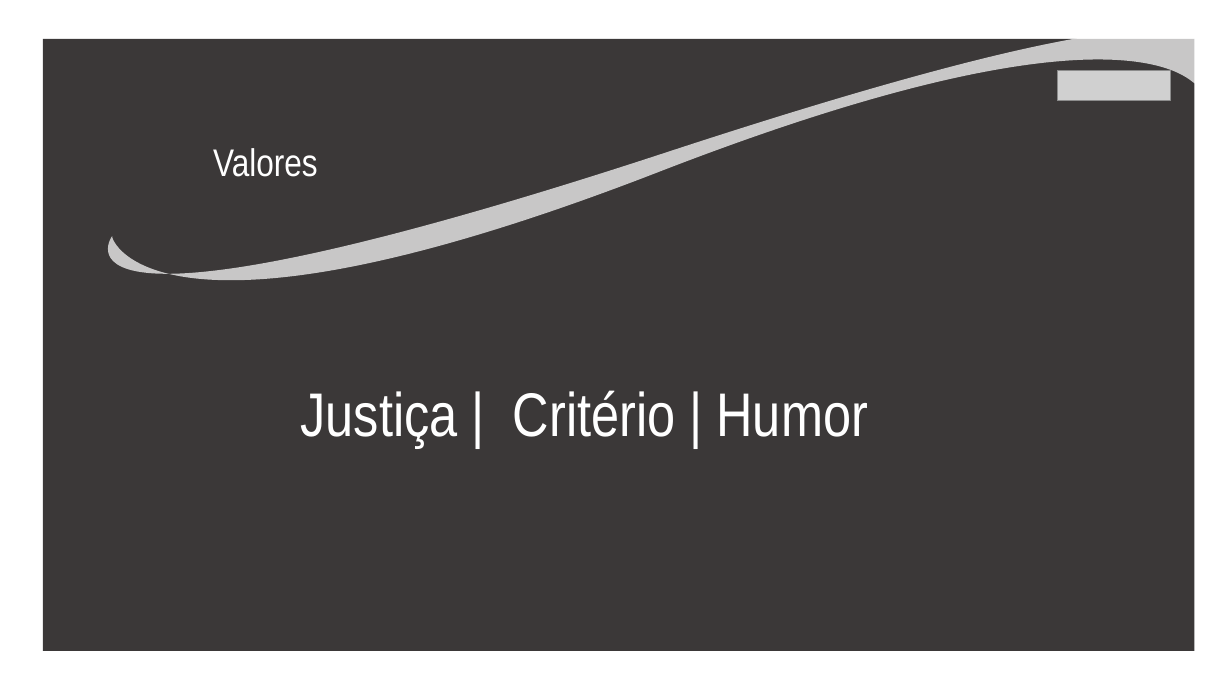
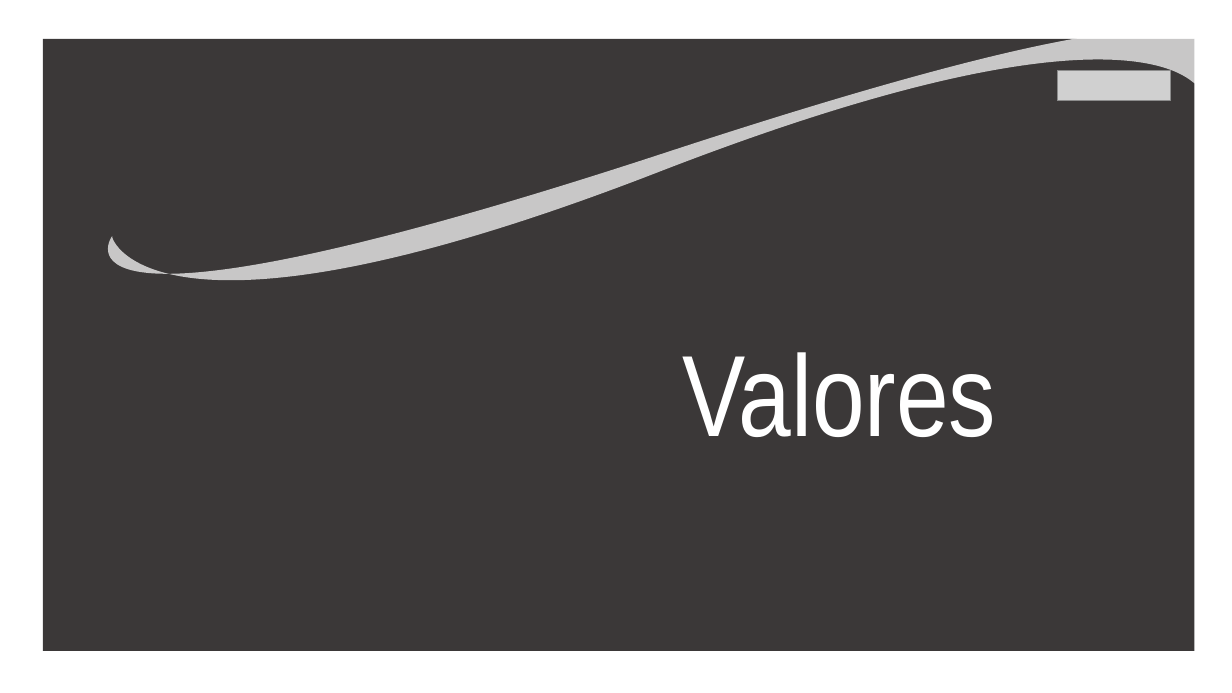
Before and after one commit to Rafa-Said/KVERSE, a slide deck: slide 3 of slides/ppt-kverse.pptx (slide 2 before the commit). Drawn at 1232x693 pixels with LibreOffice and Linux fonts; fonts in the diff are those of the drawing; grey boxes stand for pictures. Boxes give left, top, right and bottom in pixels: in the first picture for what was removed or moved away, otherwise in the second. Text is boxed around its words. In the diff, an @@ line names an element or a change of style, - is before the commit and + after.

```diff
--- a/slides/ppt-kverse.pptx
+++ b/slides/ppt-kverse.pptx
@@ text "Valores": place and size @@
-text "Valores" at [213, 148, 318, 177]
+text "Valores" at [682, 352, 996, 437]
@@ text "Valores" at [682, 352, 996, 437]: size 30 to 90 pt @@
@@ text removed at [301, 390, 868, 448] @@
-Justiça | Critério | Humor
```
Also in this commit, not shown: 1 other slide changed.
